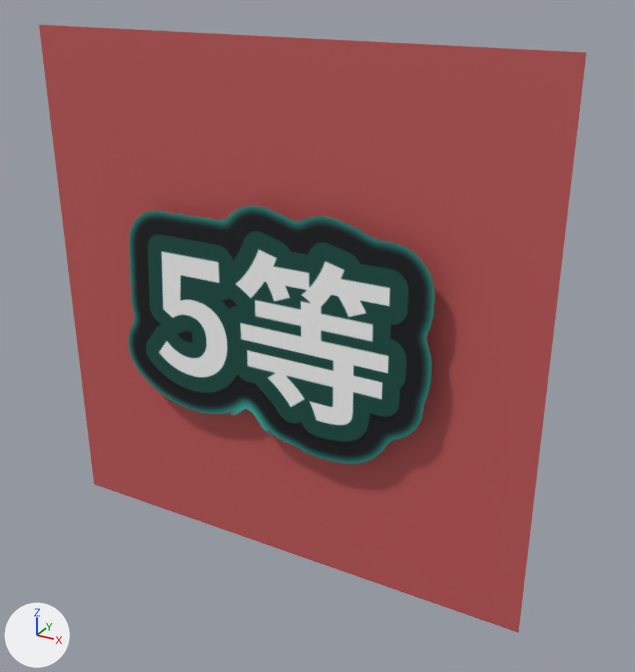
The glTF model public/presets/iaido/iaido_5tou_3d.glb: old version first, new version second.
The view is the same before and after, from a 50 mm lens placed at (0.00074, -0.78116, 0.1206), pointed at (0.00007, -0.77995, 0.11999). Every picture has the same lights, and +X, +Y and +Z are marked at lower left. The older version comes first. Where no turn or scale is listed for an object, it has been applied to the vertices. Vertices at exactly the same position are counted once.

The scene before the commit, as lines of its bpy script (objects in view):
```python
mat_badge_5等_front = bpy.data.materials.new('badge_5等_front')
mat_badge_5等_front.use_nodes = True; mat_badge_5等_front.node_tree.nodes.clear()
_N = mat_badge_5等_front.node_tree.nodes; _L = mat_badge_5等_front.node_tree.links
n0 = _N.new('ShaderNodeBsdfPrincipled'); n0.name = 'Principled BSDF'
n0.inputs[2].default_value = 0.65  # 'Roughness'
n1 = _N.new('ShaderNodeOutputMaterial'); n1.name = 'Material Output'
n2 = _N.new('ShaderNodeMath'); n2.name = 'Math'
n2.operation = 'SUBTRACT'
n2.inputs[0].default_value = 1.0  # 'Value'
n3 = _N.new('ShaderNodeMath'); n3.name = 'Math.001'
n3.operation = 'LESS_THAN'
n3.inputs[1].default_value = 0.3  # 'Value'
n4 = _N.new('ShaderNodeTexImage'); n4.name = 'Image Texture'
n4.image = img_badge_5等
_L.new(n0.outputs[0], n1.inputs[0])  # 'BSDF' to 'Surface'
_L.new(n2.outputs[0], n0.inputs[4])  # 'Value' to 'Alpha'
_L.new(n3.outputs[0], n2.inputs[1])  # 'Value' to 'Value'
_L.new(n4.outputs[0], n0.inputs[0])  # 'Color' to 'Base Color'
_L.new(n4.outputs[1], n3.inputs[0])  # 'Alpha' to 'Value'
me_plane_007 = bpy.data.meshes.new('Plane.007')
me_plane_007.from_pydata(...)  # 8 vertices, 12 faces; spans x -0.000475..0.000475, y 0.0..0.000035, z -0.000475..0.000475
# faces by material slot: [10, 2]
me_plane_007.materials.append(mat_badge_5等_front)
me_plane_007.materials.append(mat_badge_5等_rim)  # red #c45959
# before: 4 (-0.000475, 0.000035, -0.000475) at pixel (94, 484), 5 (0.000475, 0.000035, -0.000475) at pixel (518, 632), 6 (-0.000475, 0.000035, 0.000475) at pixel (38, 24), 7 (0.000475, 0.000035, 0.000475) at pixel (586, 52)
ob_badge_5等 = bpy.data.objects.new('badge_5等', me_plane_007)
ob_badge_5等.location = (0.0, -0.78, 0.12)
```
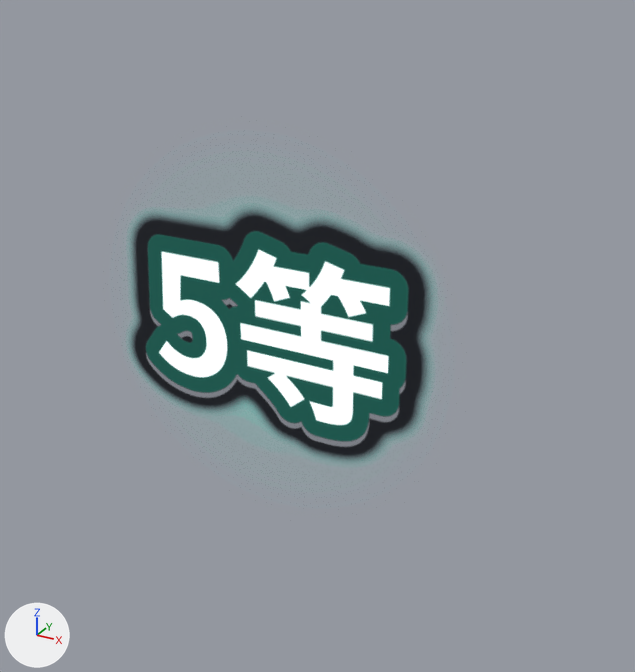
Where the change shows, as pixel boxes [x1, y1, x2, y2] in the pictures (635 x 672 px):
'badge_5等', surface changed, reshaped (lighter)
    before: [39, 25, 586, 633]
    after: [131, 209, 431, 461]
part 1 of me_plane_007, deleted (red)
    before: [39, 25, 586, 633]

Patch to the scene script:
```diff
--- a/public/presets/iaido/iaido_5tou_3d.glb.py
+++ b/public/presets/iaido/iaido_5tou_3d.glb.py
@@ mat_badge_5等_front @@
 mat_badge_5等_front = bpy.data.materials.new('badge_5等_front')
-# nodes: BsdfPrincipled, Math x2, OutputMaterial, TexImage
+# nodes: BsdfPrincipled, OutputMaterial, TexImage x2
 # uses the picture img_badge_5等
@@ me_plane_007 @@
 # used by ob_badge_5等; location = (0.0, -0.78, 0.12)
 # verts and faces of me_plane_007; kept vertices keep their numbers, new ones are numbered from 8
-me_plane_007.from_pydata(...)  # 8 vertices, 12 faces; spans x -0.000475..0.000475, y 0.0..0.000035, z -0.000475..0.000475
+me_plane_007.from_pydata(...)  # 8 vertices, 10 faces; spans x -0.000475..0.000475, y 0.0..0.000035, z -0.000475..0.000475
+# me_plane_007 part 1
+delete_faces([(4, 6, 7), (4, 7, 5)])
 me_plane_007.materials.append(mat_badge_5等_front)
-me_plane_007.materials.append(mat_badge_5等_rim)  # red #c45959
```
